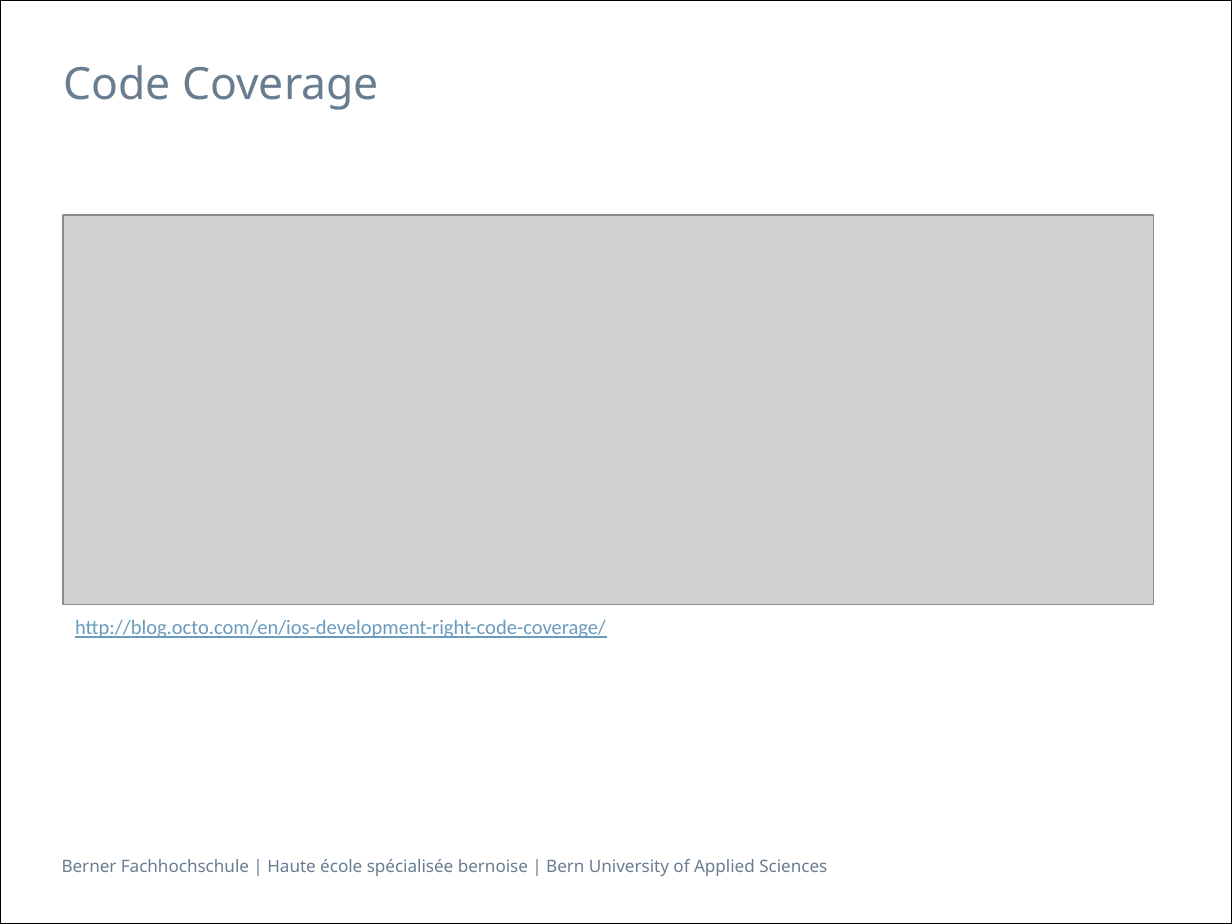
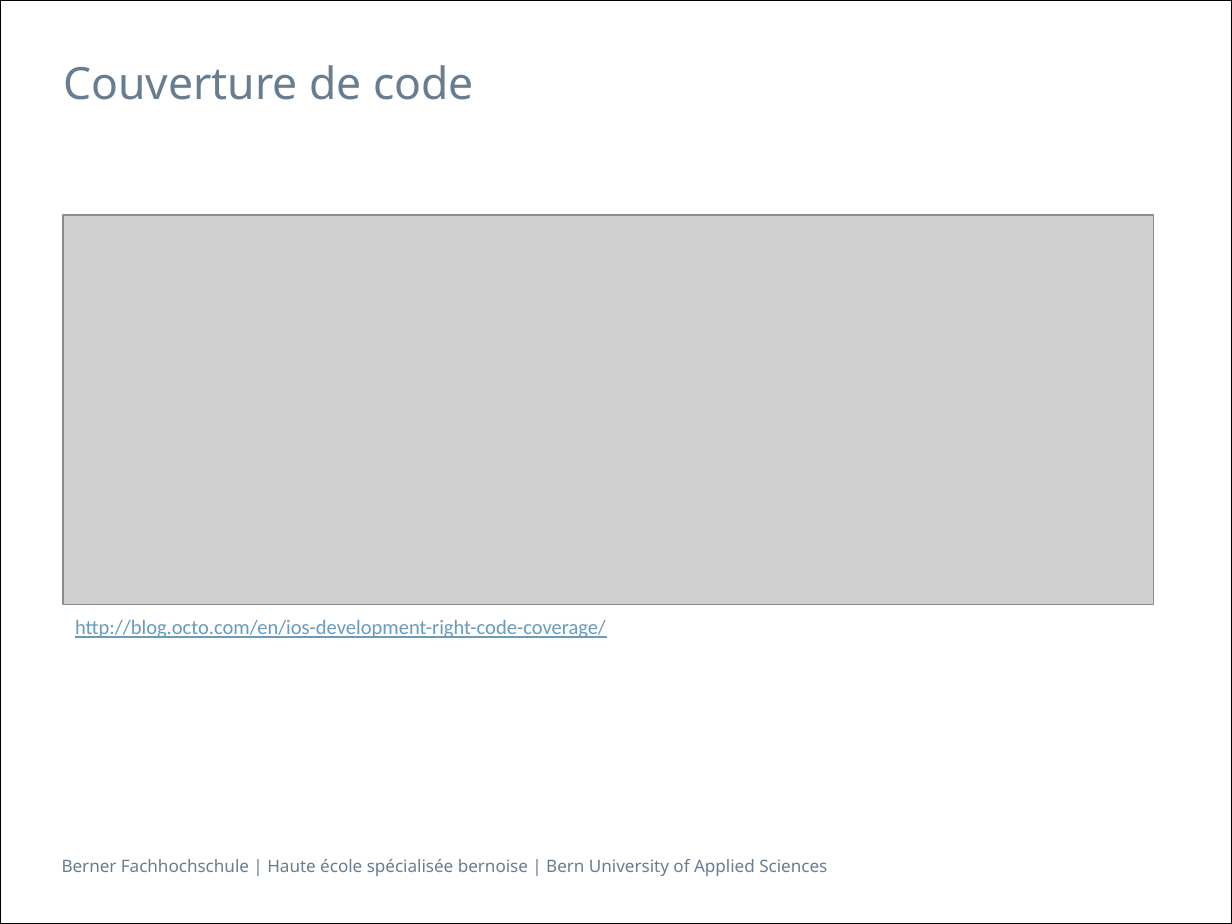
Before and after one commit to h3ll5ur7er/InfoSeminar, a slide deck: slide 11 of continuousIntegration/Infseminar_IntegrationContinue_aescd5.pptx. Drawn at 1232x924 pixels with LibreOffice and Linux fonts; fonts in the diff are those of the drawing; grey boxes stand for pictures. Boxes give left, top, right and bottom in pixels: in the first picture for what was removed or moved away, otherwise in the second. Text is boxed around its words. In the diff, an @@ line names an element or a change of style, - is before the commit and + after.

```diff
--- a/continuousIntegration/Infseminar_IntegrationContinue_aescd5.pptx
+++ b/continuousIntegration/Infseminar_IntegrationContinue_aescd5.pptx
@@ title at <box>63,65,474,100</box>: text changed @@
-Code Coverage
+Couverture de code
```
Also in this commit, not shown: 11 other slides changed, 1 other file.
